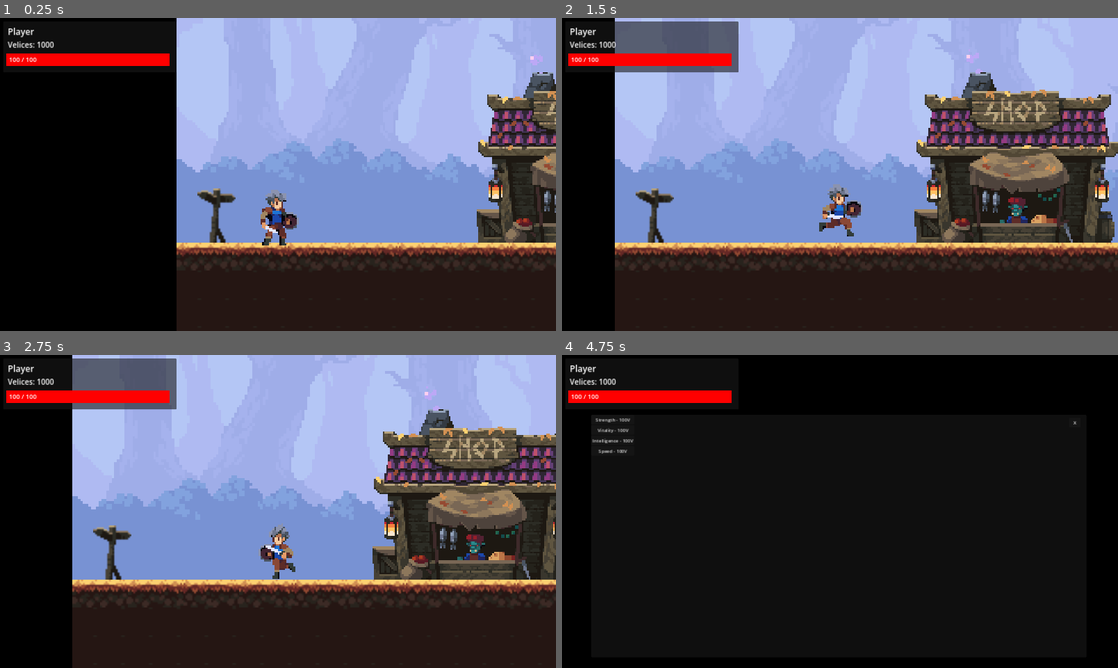
Above: before the commit, frames 1-4 (two rows, left to right).
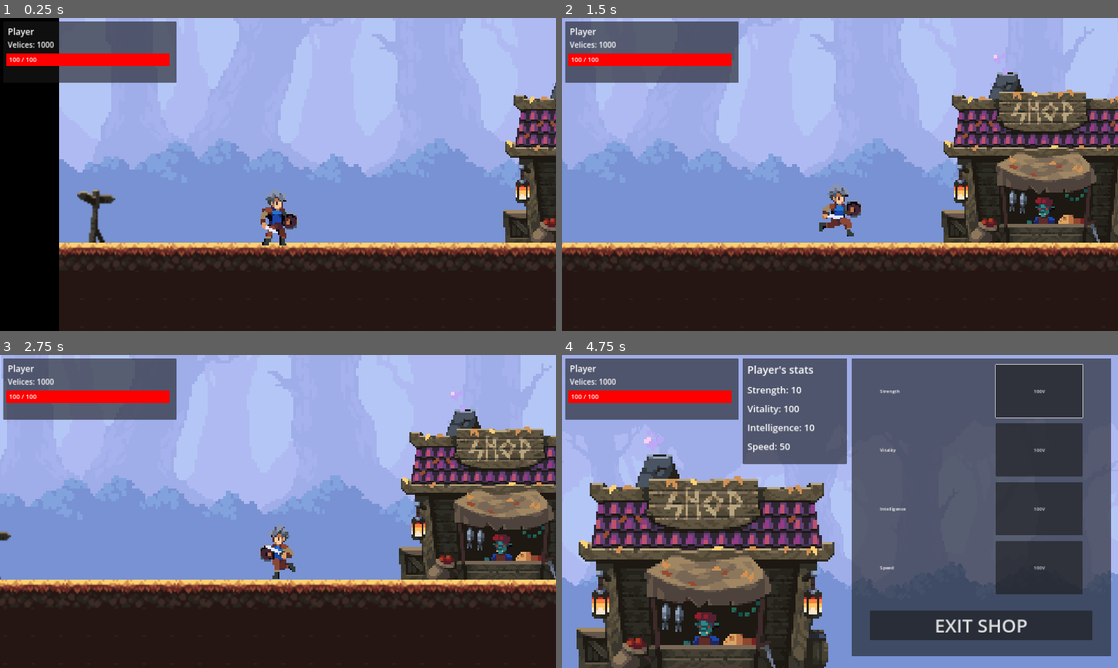
Above: after the commit, the same moments.

Repository: StephenDavid13/Project-T
Game: Godot game, scene res://scenes/main_scenes/outside_tower.tscn
Same seed, same stepped clock (60 frames per second), same inputs: the game is played once before the commit and once after it.
Inputs:
- Up to frame 1 (0.25 s): no input
- Up to frame 2 (1.5 s): hold Right (right) from 0.53 s (still down); tap F (action_use) at 0.6 s; tap G (action_alt, bound only after the commit) at 0.8, 1.35 s
- Up to frame 3 (2.75 s): tap F (action_use) at 1.55, 2.1 s; release Right (right) at 2.03 s; hold A (left) from 2.03 s (still down); tap G (action_alt, bound only after the commit) at 2.3 s
- Up to frame 4 (4.75 s): release A (left) at 2.78 s; hold Right (right) 2.78-4.28 s; tap G (action_alt, bound only after the commit) at 2.85, 3.8, 4.35 s; tap F (action_use) at 3.05, 3.6, 4.55 s; hold A (left) from 4.28 s (still down)

The runs differ from the first frame. In frame 1, 34% of the frame differs, in the area x 10-100%, y 0-100%; in frame 2, 31%; in frame 3, 33%; in frame 4, 93%, in the area x 0-100%, y 0-100%.

Commit message:
Lots of things

Diff:
--- a/project.godot
+++ b/project.godot
@@ -61,6 +61,11 @@
 "events": [Object(InputEventKey,"resource_local_to_scene":false,"resource_name":"","device":-1,"window_id":0,"alt_pressed":false,"shift_pressed":false,"ctrl_pressed":false,"meta_pressed":false,"pressed":false,"keycode":0,"physical_keycode":70,"key_label":0,"unicode":102,"echo":false,"script":null)
 ]
 }
+action_alt={
+"deadzone": 0.5,
+"events": [Object(InputEventKey,"resource_local_to_scene":false,"resource_name":"","device":-1,"window_id":0,"alt_pressed":false,"shift_pressed":false,"ctrl_pressed":false,"meta_pressed":false,"pressed":false,"keycode":0,"physical_keycode":71,"key_label":0,"unicode":103,"echo":false,"script":null)
+]
+}
 
 [layer_names]
 
--- a/scenes/main_scenes/PlayerHUD.gd
+++ b/scenes/main_scenes/PlayerHUD.gd
@@ -4,10 +4,18 @@
 @onready var health_label = $Panel/HealthProgressBar/HealthLabel
 @onready var player_name = $Panel/Name
 @onready var player_exp = $Panel/Velices
+@onready var tower_level = $Panel/TowerLevel
+
+func _ready():
+	if GameState.on_tower:
+		tower_level.text = "Tower level: %d" % [GameState.tower_level]
+		tower_level.show()
+	else:
+		tower_level.hide()
 
 func update_health(current_health: int, max_health: int):
+	health_bar.max_value = max_health
 	health_bar.value = current_health
-	health_bar.max_value = max_health
 	health_label.text = "%d / %d" % [current_health, max_health]
 
 func update_exp(message):
--- a/scenes/main_scenes/level_dungeon.tscn
+++ b/scenes/main_scenes/level_dungeon.tscn
@@ -1319,7 +1319,7 @@
 layer_0/tile_data = PackedInt32Array(983040, 524288, 0, 983041, 589824, 0, 983042, 655360, 0, 983043, 720896, 0, 983044 …(2657 unchanged characters)…
 
 [node name="main_char" parent="." instance=ExtResource("4_etna4")]
-position = Vector2(233, 898)
+position = Vector2(233, 905)
 
 [node name="ActionPanel" type="Control" parent="main_char"]
 layout_mode = 3
@@ -1403,7 +1403,7 @@
 layout_mode = 1
 anchors_preset = -1
 anchor_left = 0.025
-anchor_top = 1.275
+anchor_top = 0.65
 anchor_right = 0.025
 anchor_bottom = 0.65
 offset_left = 531.0
--- a/scenes/main_scenes/outside_tower.tscn
+++ b/scenes/main_scenes/outside_tower.tscn
@@ -1273,21 +1273,22 @@
 texture = ExtResource("1_gfojm")
 metadata/_edit_lock_ = true
 
+[node name="shop" parent="." instance=ExtResource("5_yap8q")]
+position = Vector2(1259, 705)
+priority = -1
+
+[node name="sign" parent="." instance=ExtResource("2_jxm6g")]
+position = Vector2(85, 900)
+target_level = "goToBase"
+
 [node name="TileMap" type="TileMap" parent="."]
 scale = Vector2(4, 4)
 tile_set = SubResource("TileSet_mbo1b")
 format = 2
 layer_0/tile_data = PackedInt32Array(983040, 131072, 0, 983041, 65536, 0, 983042, 131072, 0, 983043, 196608, 0, 983044, …(2649 unchanged characters)…
 
-[node name="sign" parent="." instance=ExtResource("2_jxm6g")]
-position = Vector2(92, 898)
-target_level = "goToBase"
-
-[node name="shop" parent="." instance=ExtResource("5_yap8q")]
-position = Vector2(926, 704)
-
 [node name="main_char" parent="." instance=ExtResource("4_ppqtc")]
-position = Vector2(233, 905)
+position = Vector2(504, 905)
 
 [node name="Camera2D" type="Camera2D" parent="main_char"]
 offset = Vector2(2.08165e-12, -100)
--- a/scenes/main_scenes/shop_menu.tscn
+++ b/scenes/main_scenes/shop_menu.tscn
@@ -1,9 +1,77 @@
-[gd_scene load_steps=3 format=3 uid="uid://bpcyf82vmiw47"]
+[gd_scene load_steps=12 format=3 uid="uid://bpcyf82vmiw47"]
 
+[ext_resource type="Texture2D" uid="uid://ccjhuu5bqk1e0" path="res://assets/background/background_layer_1.png" id="1_0er5r"]
 [ext_resource type="Script" path="res://scripts/Shop.gd" id="1_rg0wg"]
 [ext_resource type="PackedScene" uid="uid://thtolow3x80e" path="res://scenes/subscenes/main_character/main_character.tscn" id="2_gh1g7"]
+[ext_resource type="Texture2D" uid="uid://cscal68cgpjpp" path="res://assets/shop/shop_anim.png" id="4_j5lus"]
+
+[sub_resource type="AtlasTexture" id="AtlasTexture_gvky7"]
+atlas = ExtResource("4_j5lus")
+region = Rect2(0, 0, 118, 128)
+
+[sub_resource type="AtlasTexture" id="AtlasTexture_0hopt"]
+atlas = ExtResource("4_j5lus")
+region = Rect2(118, 0, 118, 128)
+
+[sub_resource type="AtlasTexture" id="AtlasTexture_pfqdx"]
+atlas = ExtResource("4_j5lus")
+region = Rect2(236, 0, 118, 128)
+
+[sub_resource type="AtlasTexture" id="AtlasTexture_llwx3"]
+atlas = ExtResource("4_j5lus")
+region = Rect2(354, 0, 118, 128)
+
+[sub_resource type="AtlasTexture" id="AtlasTexture_bro8w"]
+atlas = ExtResource("4_j5lus")
+region = Rect2(472, 0, 118, 128)
+
+[sub_resource type="AtlasTexture" id="AtlasTexture_xci6w"]
+atlas = ExtResource("4_j5lus")
+region = Rect2(590, 0, 118, 128)
+
+[sub_resource type="SpriteFrames" id="SpriteFrames_clq17"]
+animations = [{
+"frames": [{
+"duration": 1.0,
+"texture": SubResource("AtlasTexture_gvky7")
+}, {
+"duration": 1.0,
+"texture": SubResource("AtlasTexture_0hopt")
+}, {
+"duration": 1.0,
+"texture": SubResource("AtlasTexture_pfqdx")
+}, {
+"duration": 1.0,
+"texture": SubResource("AtlasTexture_llwx3")
+}, {
+"duration": 1.0,
+"texture": SubResource("AtlasTexture_bro8w")
+}, {
+"duration": 1.0,
+"texture": SubResource("AtlasTexture_xci6w")
+}],
+"loop": true,
+"name": &"default",
+"speed": 10.0
+}]
 
 [node name="ShopMenu" type="Node2D"]
+
+[node name="TextureRect" type="TextureRect" parent="."]
+texture_filter = 1
+texture_repeat = 1
+anchors_preset = 15
+anchor_right = 1.0
+anchor_bottom = 1.0
+offset_right = 320.0
+offset_bottom = 180.0
+grow_horizontal = 2
+grow_vertical = 2
+scale = Vector2(6, 6)
+size_flags_horizontal = 0
+size_flags_vertical = 0
+texture = ExtResource("1_0er5r")
+metadata/_edit_lock_ = true
 
 [node name="Shop" type="Control" parent="."]
 layout_mode = 3
@@ -14,23 +82,95 @@
 
 [node name="Panel" type="Panel" parent="Shop"]
 layout_mode = 0
-offset_left = 101.0
-offset_top = 207.0
-offset_right = 1811.0
-offset_bottom = 1043.0
-
-[node name="ItemsContainer" type="VBoxContainer" parent="Shop/Panel"]
-layout_mode = 0
-offset_right = 40.0
-offset_bottom = 40.0
+offset_left = 1000.0
+offset_top = 12.0
+offset_right = 1896.0
+offset_bottom = 1039.0
 
 [node name="CloseButton" type="Button" parent="Shop/Panel"]
 layout_mode = 2
-offset_left = 1650.0
-offset_top = 10.0
-offset_right = 1690.0
-offset_bottom = 41.0
-text = "X"
+offset_left = 64.0
+offset_top = 870.0
+offset_right = 832.0
+offset_bottom = 972.0
+theme_override_font_sizes/font_size = 64
+text = "EXIT SHOP"
+
+[node name="HBoxContainer" type="HBoxContainer" parent="Shop/Panel"]
+layout_mode = 1
+anchors_preset = 8
+anchor_left = 0.5
+anchor_top = 0.5
+anchor_right = 0.5
+anchor_bottom = 0.5
+offset_left = -384.0
+offset_top = -492.5
+offset_right = 384.0
+offset_bottom = 299.5
+grow_horizontal = 2
+grow_vertical = 2
+theme_override_constants/separation = 100
+alignment = 1
+
+[node name="ItemsContainerLabel" type="VBoxContainer" parent="Shop/Panel/HBoxContainer"]
+custom_minimum_size = Vector2(300, 2.08165e-12)
+layout_mode = 2
+theme_override_constants/separation = 20
+
+[node name="ItemsContainer" type="VBoxContainer" parent="Shop/Panel/HBoxContainer"]
+custom_minimum_size = Vector2(300, 2.08165e-12)
+layout_mode = 2
+theme_override_constants/separation = 20
+alignment = 2
+
+[node name="CurrentStats" type="Panel" parent="Shop"]
+layout_mode = 0
+offset_left = 624.0
+offset_top = 12.0
+offset_right = 984.0
+offset_bottom = 376.0
+
+[node name="StatsContainer" type="VBoxContainer" parent="Shop/CurrentStats"]
+custom_minimum_size = Vector2(300, 2.08165e-12)
+layout_mode = 2
+offset_left = 16.0
+offset_top = 14.0
+offset_right = 344.0
+offset_bottom = 228.0
+theme_override_constants/separation = 20
+alignment = 1
+
+[node name="LabelTitle" type="Label" parent="Shop/CurrentStats/StatsContainer"]
+layout_mode = 2
+theme_override_font_sizes/font_size = 36
+text = "Player's stats"
+
+[node name="LabelStrength" type="Label" parent="Shop/CurrentStats/StatsContainer"]
+layout_mode = 2
+theme_override_font_sizes/font_size = 32
+text = "Strength"
+
+[node name="LabelVitality" type="Label" parent="Shop/CurrentStats/StatsContainer"]
+layout_mode = 2
+theme_override_font_sizes/font_size = 32
+text = "Vitality"
+
+[node name="LabelIntelligence" type="Label" parent="Shop/CurrentStats/StatsContainer"]
+layout_mode = 2
+theme_override_font_sizes/font_size = 32
+text = "Intelligence"
+
+[node name="LabelSpeed" type="Label" parent="Shop/CurrentStats/StatsContainer"]
+layout_mode = 2
+theme_override_font_sizes/font_size = 32
+text = "Speed"
 
 [node name="CharacterBody2D" parent="." instance=ExtResource("2_gh1g7")]
 visible = false
+
+[node name="AnimatedSprite2D" type="AnimatedSprite2D" parent="."]
+texture_filter = 1
+position = Vector2(496, 600)
+scale = Vector2(7.55932, 7.55932)
+sprite_frames = SubResource("SpriteFrames_clq17")
+autoplay = "default"
--- a/scenes/subscenes/main_character/main_character.gd
+++ b/scenes/subscenes/main_character/main_character.gd
@@ -25,7 +25,6 @@
 
 func _ready():
 	GameState.main_char = self
-	print(statsheet.NAME)
 	set_gamestate()
 	update_health_bar()
 	if GameState.on_tower:
@@ -105,7 +104,7 @@
 			velocity.x = move_toward(1 * SPEED, 0, 12)
 		elif go_forward:
 			main_char.animation = "running"
-			velocity.x = move_toward(1 * SPEED, 0, 12)
+			velocity.x = move_toward(1 * (SPEED * 8), 0, 12)
 		elif go_back:
 			main_char.animation = "running"
 			velocity.x = move_toward(-1 * SPEED, 0, 12)
@@ -162,6 +161,7 @@
 	if not GameState.is_initialized:
 		GameState.is_initialized = true
 		max_health = statsheet.VITALITY
+		GameState.player_name = statsheet.NAME
 		GameState.player_max_health = max_health
 		GameState.player_exp = statsheet.EXPERIENCE
 
@@ -172,7 +172,8 @@
 
 		if GameState.player_current_health <= 0:
 			GameState.player_current_health = GameState.player_max_health
-	player_hud.player_name.text = statsheet.NAME
+
+	player_hud.player_name.text = GameState.player_name
 	update_exp()
 
 func log_message(message: String):
--- a/scenes/subscenes/props/player_hud.tscn
+++ b/scenes/subscenes/props/player_hud.tscn
@@ -13,7 +13,7 @@
 offset_left = 11.0
 offset_top = 12.0
 offset_right = 609.0
-offset_bottom = 188.0
+offset_bottom = 224.0
 
 [node name="Name" type="RichTextLabel" parent="Panel"]
 layout_mode = 2
@@ -56,3 +56,13 @@
 size_flags_vertical = 1
 theme_override_font_sizes/font_size = 22
 text = "HEALTH"
+
+[node name="TowerLevel" type="RichTextLabel" parent="Panel"]
+visible = false
+offset_left = 16.0
+offset_top = 158.0
+offset_right = 580.0
+offset_bottom = 202.0
+size_flags_vertical = 3
+theme_override_font_sizes/normal_font_size = 26
+text = "Tower Level:"
--- a/scenes/subscenes/props/sign.gd
+++ b/scenes/subscenes/props/sign.gd
@@ -1,19 +1,21 @@
 extends Area2D
 
-@onready var panel_sign = $Sprite2D/PanelSign
+@onready var panel_sign_save = $Sprite2D/PanelSignSave
+@onready var panel_sign_load = $Sprite2D/PanelSignLoad
 @onready var game_manager = $"../game_manager"
 
 @export var target_level : String
 
 func _on_body_entered(body):
 	if body.name == "main_char":
-		panel_sign.visible = true
+		panel_sign_save.visible = true
+		panel_sign_load.visible = true
 		game_manager.changeIsInSign(true)
 		game_manager.target_level = target_level
 
 
 func _on_body_exited(body):
 	if (body.name == "main_char"):
-		panel_sign.visible = false
+		panel_sign_save.visible = false
+		panel_sign_load.visible = false
 		game_manager.changeIsInSign(false)
-		game_manager.target_level = target_level
--- a/scenes/subscenes/props/sign.tscn
+++ b/scenes/subscenes/props/sign.tscn
@@ -20,19 +20,19 @@
 scale = Vector2(4, 4)
 texture = ExtResource("1_325y1")
 
-[node name="PanelSign" type="Panel" parent="Sprite2D"]
+[node name="PanelSignSave" type="Panel" parent="Sprite2D"]
 visible = false
 anchors_preset = 5
 anchor_left = 0.5
 anchor_right = 0.5
-offset_left = -21.0
-offset_top = -40.0
-offset_right = -1.0
-offset_bottom = -20.0
+offset_left = -49.5
+offset_top = -60.0
+offset_right = 33.5
+offset_bottom = -40.0
 grow_horizontal = 2
 theme_override_styles/panel = SubResource("StyleBoxFlat_p7jb3")
 
-[node name="Label" type="Label" parent="Sprite2D/PanelSign"]
+[node name="Label" type="Label" parent="Sprite2D/PanelSignSave"]
 texture_filter = 1
 layout_mode = 1
 anchors_preset = 15
@@ -40,10 +40,33 @@
 anchor_bottom = 1.0
 grow_horizontal = 2
 grow_vertical = 2
-text = "F"
+text = "F to Save"
 horizontal_alignment = 1
 vertical_alignment = 1
-metadata/_edit_lock_ = true
+
+[node name="PanelSignLoad" type="Panel" parent="Sprite2D"]
+visible = false
+anchors_preset = 5
+anchor_left = 0.5
+anchor_right = 0.5
+offset_left = -50.0
+offset_top = -38.25
+offset_right = 33.0
+offset_bottom = -18.25
+grow_horizontal = 2
+theme_override_styles/panel = SubResource("StyleBoxFlat_p7jb3")
+
+[node name="Label" type="Label" parent="Sprite2D/PanelSignLoad"]
+texture_filter = 1
+layout_mode = 1
+anchors_preset = 15
+anchor_right = 1.0
+anchor_bottom = 1.0
+grow_horizontal = 2
+grow_vertical = 2
+text = "G to Load"
+horizontal_alignment = 1
+vertical_alignment = 1
 
 [node name="CollisionShape2D" type="CollisionShape2D" parent="."]
 position = Vector2(-0.5, -0.5)
--- a/scripts/GameState.gd
+++ b/scripts/GameState.gd
@@ -10,7 +10,7 @@
 var player_max_health : int
 var player_current_health : int
 var player_exp : int
-var tower_level : int
+var tower_level : int = 1
 
 var player_strength : int
 var player_vitality : int
@@ -47,3 +47,41 @@
 
 func increase_speed():
 	player_speed += 10
+
+func save_data():
+	var save_game = FileAccess.open("user://savegame.save", FileAccess.WRITE)
+
+	var save_dict = {
+		"filename": get_parent().get_path(),
+		"player_name": player_name,
+		"player_max_health": player_max_health,
+		"player_exp": player_exp,
+		"player_strength": player_strength,
+		"player_vitality": player_vitality,
+		"player_intelligence": player_intelligence,
+		"player_speed": player_speed
+	}
+	var json_string = JSON.stringify(save_dict)
+
+	save_game.store_line(json_string)
+	save_game.close()
+
+func load_data():
+	if not FileAccess.file_exists("user://savegame.save"):
+		return
+	var save_game = FileAccess.open("user://savegame.save", FileAccess.READ)
+	var save_data_str = save_game.get_as_text()
+	var loading_data = JSON.parse_string(save_data_str)
+	save_game.close()
+
+	player_name = loading_data["player_name"]
+	player_max_health = loading_data["player_max_health"]
+	player_current_health = player_max_health
+	player_exp = loading_data["player_exp"]
+	player_strength = loading_data["player_strength"]
+	player_vitality = loading_data["player_vitality"]
+	player_intelligence = loading_data["player_intelligence"]
+	player_speed = loading_data["player_speed"]
+
+	main_char.update_health_bar()
+	main_char.update_exp()
--- a/scripts/GoOutside.gd
+++ b/scripts/GoOutside.gd
@@ -4,4 +4,8 @@
 	if body.name == "main_char":
 		GameState.player_current_health = GameState.player_max_health
 		GameState.on_tower = false
-		get_tree().change_scene_to_file("res://scenes/main_scenes/outside_tower.tscn")
+		GameState.tower_level = 1
+		call_deferred("to_the_outside")
+
+func to_the_outside():
+	get_tree().change_scene_to_file("res://scenes/main_scenes/outside_tower.tscn")
--- a/scripts/GoToNextLevel.gd
+++ b/scripts/GoToNextLevel.gd
@@ -3,4 +3,8 @@
 func _on_body_entered(body):
 	if body.name == "main_char":
 		GameState.tower_level += 1
-		get_tree().change_scene_to_file("res://scenes/main_scenes/level_dungeon.tscn")
+		call_deferred("to_the_tower")
+
+func to_the_tower():
+	GameState.on_tower = true
+	get_tree().change_scene_to_file("res://scenes/main_scenes/level_dungeon.tscn")
--- a/scripts/Shop.gd
+++ b/scripts/Shop.gd
@@ -1,6 +1,11 @@
 extends Control
 
 @onready var main_char = $"../CharacterBody2D"
+@onready var stats_title = $CurrentStats/StatsContainer/LabelTitle
+@onready var stats_strength = $CurrentStats/StatsContainer/LabelStrength
+@onready var stats_vitality = $CurrentStats/StatsContainer/LabelVitality
+@onready var stats_intelligence = $CurrentStats/StatsContainer/LabelIntelligence
+@onready var stats_speed = $CurrentStats/StatsContainer/LabelSpeed
 
 var items = [
 	{"name": "Strength", "price": 100},
@@ -17,14 +22,39 @@
 	main_char.hide()
 	$Panel/CloseButton.pressed.connect(self._on_close_button_pressed)
 
+	update_stats()
+
 func populate_shop_items():
-	var items_container = $Panel/ItemsContainer
+	var items_container_string = $Panel/HBoxContainer/ItemsContainerLabel
+	var items_container_button = $Panel/HBoxContainer/ItemsContainer
 
 	for item in items:
 		var button = Button.new()
-		button.text = item.name + " - " + str(item.price) + "V"
+		var label = Label.new()
+
+		label.text = item.name
+		button.text = str(item.price) + "V"
+
+		label.size_flags_vertical = Control.SIZE_EXPAND_FILL
+		label.vertical_alignment = 1
+		button.size_flags_vertical = Control.SIZE_EXPAND_FILL
+
 		button.pressed.connect(_on_item_button_pressed.bind(item))
-		items_container.add_child(button)
+		items_container_button.add_child(button)
+		items_container_string.add_child(label)
+
+	if items_container_button.get_child_count() > 0:
+		var first_button = items_container_button.get_child(0)
+		first_button.grab_focus()
+
+func update_stats():
+	print("name: " + GameState.player_name)
+	stats_title.text = "%s's stats" % GameState.player_name
+	stats_strength.text = "Strength: %d" % GameState.player_strength
+	stats_vitality.text = "Vitality: %d" % GameState.player_vitality
+	stats_intelligence.text = "Intelligence: %d" % GameState.player_intelligence
+	stats_speed.text = "Speed: %d" % GameState.player_speed
+	pass
 
 func _on_item_button_pressed(item):
 	if GameState.player_exp >= item.price:
@@ -39,6 +69,7 @@
 				GameState.increase_intelligence()
 			"Speed":
 				GameState.increase_speed()
+		update_stats()
 
 func _on_close_button_pressed():
 	get_tree().change_scene_to_file("res://scenes/main_scenes/outside_tower.tscn")
--- a/scripts/game_manager.gd
+++ b/scripts/game_manager.gd
@@ -14,10 +14,11 @@
 func checkIfActionBeTriggered():
 	#Check if player are in a sign for them to go somewhere
 	if Input.is_action_just_pressed("action_use") and isInSign :
-		if target_level == "goOutside" :
-			get_tree().change_scene_to_file("res://scenes/main_scenes/outside_tower.tscn")
-		elif target_level == "goToBase" :
-			get_tree().change_scene_to_file("res://scenes/main_scenes/main_scene_start.tscn")
+		GameState.save_data()
+
+	elif Input.is_action_just_pressed("action_alt") and isInSign :
+		GameState.load_data()
+
 	if Input.is_action_just_pressed("action_use") and isInShop :
 		get_tree().change_scene_to_file("res://scenes/main_scenes/shop_menu.tscn")
 		pass
Not shown, changed: export_presets.cfg
Not shown: 1 places in scenes/main_scenes/main_scene_start.tscn that only renumber resources
Not shown, added: export/windows/project-t-0.0.9.exe
